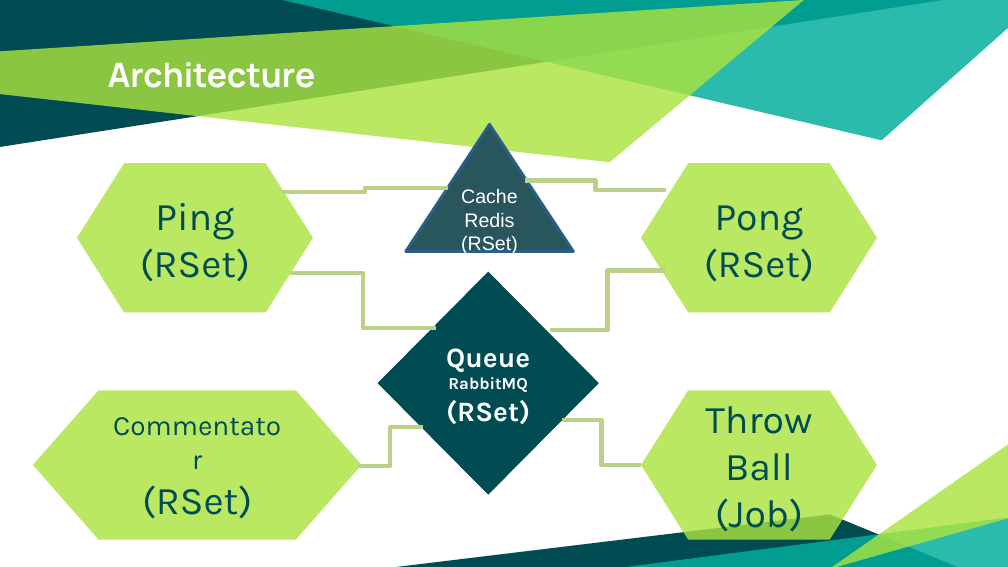
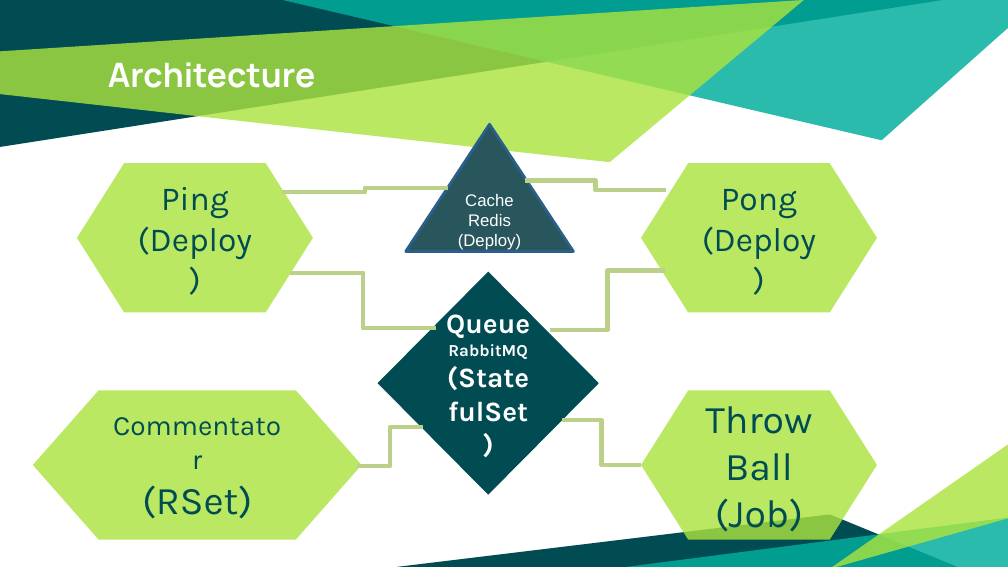
Before and after one commit to patrocinio/chaos-monkey-playing-ping-pong, a slide deck: slide 24 of v2/Presentation/Kubernetes-Resilience.pptx. Drawn at 1008x567 pixels with LibreOffice and Linux fonts; fonts in the diff are those of the drawing. Boxes give left, top, right and bottom in pixels: in the first picture for what was removed or moved away, otherwise in the second. Text is boxed around its words. In the diff, an @@ line names an element or a change of style, - is before the commit and + after.

```diff
--- a/v2/Presentation/Kubernetes-Resilience.pptx
+++ b/v2/Presentation/Kubernetes-Resilience.pptx
@@ text in flow chart preparation at (x1=161, y1=187, x2=229, y2=219): size 28 to 24 pt in "Ping" @@
@@ text in triangle at (x1=465, y1=194, x2=513, y2=226): size 14 to 12 pt in "Cache", "Redis" @@
@@ text in flow chart preparation at (x1=721, y1=189, x2=797, y2=219): size 28 to 24 pt in "Pong" @@
@@ text in flow chart preparation at (x1=138, y1=227, x2=252, y2=259): text changed; size 28 to 24 pt @@
-(RSet)
+(Deploy)
@@ text in triangle at (x1=458, y1=234, x2=521, y2=250): text changed; size 14 to 12 pt @@
-(RSet)
+(Deploy)
@@ text in flow chart preparation at (x1=702, y1=227, x2=816, y2=259): text changed; size 28 to 24 pt @@
-(RSet)
+(Deploy)
@@ text in diamond at (x1=446, y1=400, x2=530, y2=424): text changed @@
-(RSet)
+(StatefulSet)
```
Also in this commit, not shown: 10 other slides changed, 6 other files.
